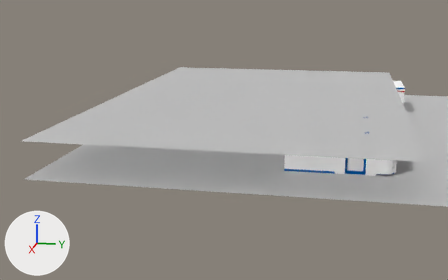
One commit to the Blender file res/mesh/env/lobby/desk.blend: the scene before it, then after it.
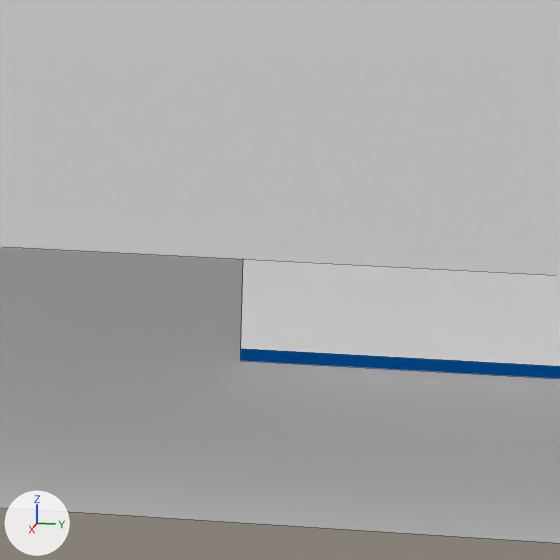
Old and new are each drawn from a 50 mm camera at (26.85, 0.24, 7.28) aimed at (3.32, -4.47, 1.4) and again close up on the part from 55% to 75% of the width and 41% to 72% of the height. Every picture has the same lights, and +X, +Y and +Z are marked at lower left. The close-ups show mesh edges as thin lines.
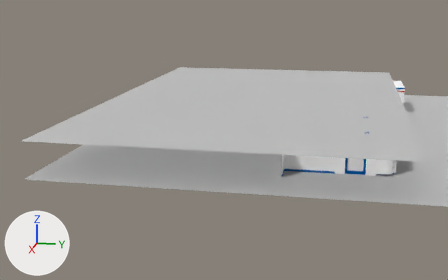
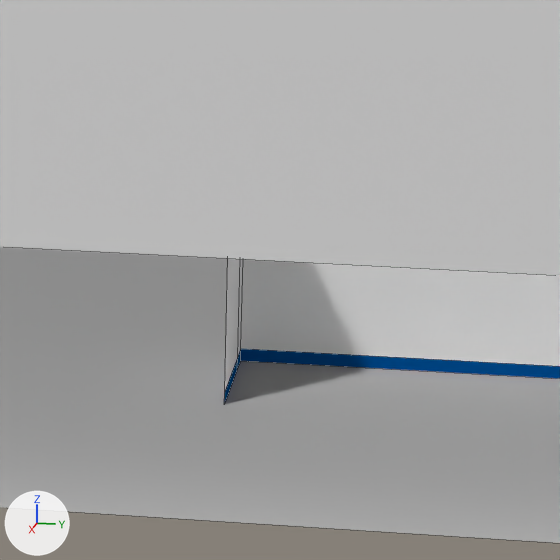
Pixel boxes (x1, y1, x2, y2) of what changed, in the close-ups (560 x 560 px):
'extend-wall2', reshaped: before (241, 259, 560, 378); after (224, 258, 560, 404)
part 1 of me_plane_004, added: after (224, 258, 243, 404)

Patch to the scene script:
```diff
--- a/res/mesh/env/lobby/desk.blend.py
+++ b/res/mesh/env/lobby/desk.blend.py
@@ me_plane_004 @@
 me_plane_004.from_pydata(...)  # 16 vertices, 7 faces; spans x -36.38..-26.25, y -1.0..6.6, z -1.0..0.0
 # used by ob_extend_wall2; location = (2.43, -7.382, 0.202); rotation_euler = (1.571, 0.0, -1.571), in degrees (90, 0, -90); scale = (0.2, 0.2, 0.2)
 # verts and faces of me_plane_004; kept vertices keep their numbers, new ones are numbered from 16
 # before: 0 (-26.25, -1.0, 0.0) at pixel (240, 360), 1 (-26.25, -0.6, 0.0) at pixel (240, 348), 2 (-26.25, 5.4, 0.0), 3 (-26.25, 5.8, 0.0), 4 (-26.25, 6.2, 0.0)
 # before: 5 (-26.25, 6.6, 0.0), 6 (-26.25, 6.6, -1.0), 14 (-26.25, 5.0, 0.0)
+# me_plane_004 part 1
+for new, old in zip([*range(16, 22)], [*range(0, 5), 14]): verts[new] = verts[old] + (0.0, 0.0, -1.0)
+for new, old in zip([*range(22, 29)], [6, *range(16, 22)]): verts[new] = verts[old] + (0.0, 0.0, -3.85)
+faces += [(1, 17, 21, 14), (3, 19, 20, 4), (2, 14, 21, 18), (17, 24, 28, 21), (19, 26, 27, 20), (18, 21, 28, 25)]  # mat_white (white #ffffff)
+faces += [(4, 20, 6, 5), (0, 16, 17, 1), (6, 20, 27, 22), (16, 23, 24, 17)]  # mat_blue_stripe (blue #0057a6)
+faces += [(2, 18, 19, 3), (18, 25, 26, 19)]  # mat_red (red #b30006)
 me_plane_004.materials.append(mat_white)
```
